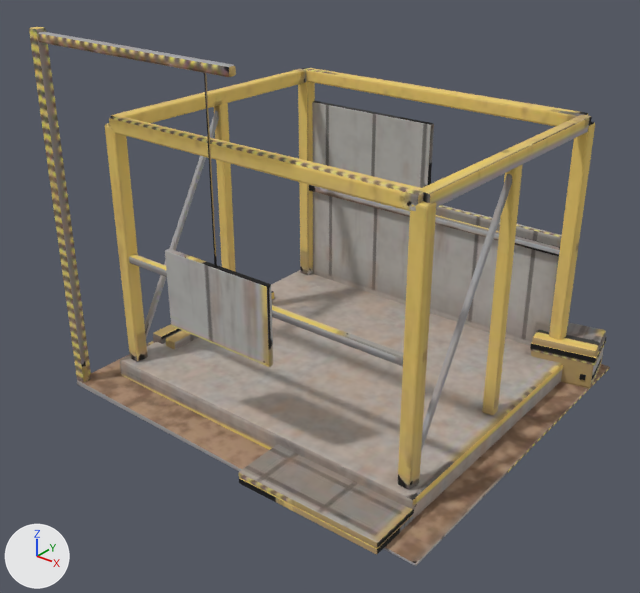
What one commit did to the glTF model models/site_1.glb.
Rendered twice from a camera (50 mm lens) standing at (3.31, -4.45, 3.32) and looking at (0.01, -0.32, 0.76). The axes (+X, +Y, +Z) are drawn at lower left. The lights are the same throughout. The first picture is the older version. Vertices at exactly the same position are counted once.

Before the edit, the objects in view are built like this:
```python
me_box = bpy.data.meshes.new('box')
me_box.from_pydata(...)  # 1846 vertices, 3564 faces; spans x -1.47..1.46, y -1.41..1.31, z -0.02..2.46
me_box.materials.append(mat_site_1_baked)
ob_site_1 = bpy.data.objects.new('site_1', me_box)
ob_site_1.location = (0.0, 0.0, 0.0)
```
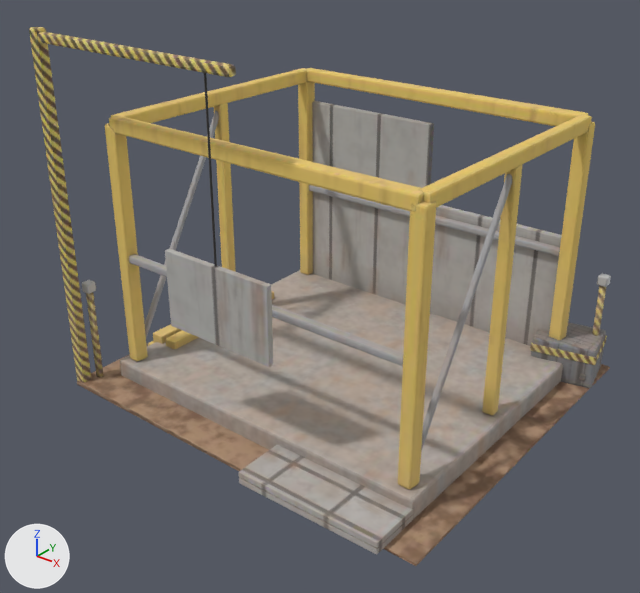
Where the change shows, as pixel boxes (x1, y1, x2, y2) in the pictures (640 x 593 px):
'Glow', added: after (82, 273, 611, 294)
part 1 of me_box, added: after (86, 292, 104, 378)
part 2 of me_box, added: after (592, 285, 607, 336)
part 3 of me_box, surface changed: (31, 27, 606, 566) in both

Edits to the bpy script that builds the scene:
```text
Add mat_glow_lamp:
    mat_glow_lamp = principled_material('glow_lamp')
    mat_glow_lamp.base_color = (0.5, 0.5, 0.5)  # grey #bcbcbc
    mat_glow_lamp.roughness = 0.4
Change me_box:
    used by ob_site_1; location = (0.0, 0.0, 0.0)
    remove me_box.from_pydata(...)  # 1846 vertices, 3564 faces; spans x -1.47..1.46, y -1.41..1.31, z -0.02..2.46
    add me_box.from_pydata(...)  # 1878 vertices, 3620 faces; spans x -1.47..1.46, y -1.41..1.31, z -0.02..2.46
    me_box part 1: a new loose piece, an 8-sided cylinder along z spanning x -1.375..-1.325, y -1.175..-1.125, z 0.0..0.7, in mat_site_1_baked
    me_box part 2: a new loose piece, an 8-sided cylinder along z spanning x 1.325..1.375, y 1.125..1.175, z 0.0..0.7, in mat_site_1_baked
    me_box part 3: 2643 kept faces spanning x -1.47..1.46, y -1.41..1.31, z -0.02..2.46 get new texture (UV) coordinates
Add me_box_033:
    me_box_033.from_pydata(...)  # 112 vertices, 216 faces; spans x -1.38..1.39, y -1.18..1.19, z 0.7..0.78
    me_box_033.materials.append(mat_glow_lamp)  # grey #bcbcbc
Add ob_glow:
    ob_glow = bpy.data.objects.new('Glow', me_box_033)
    ob_glow.location = (0.0, 0.0, 0.0)
```
